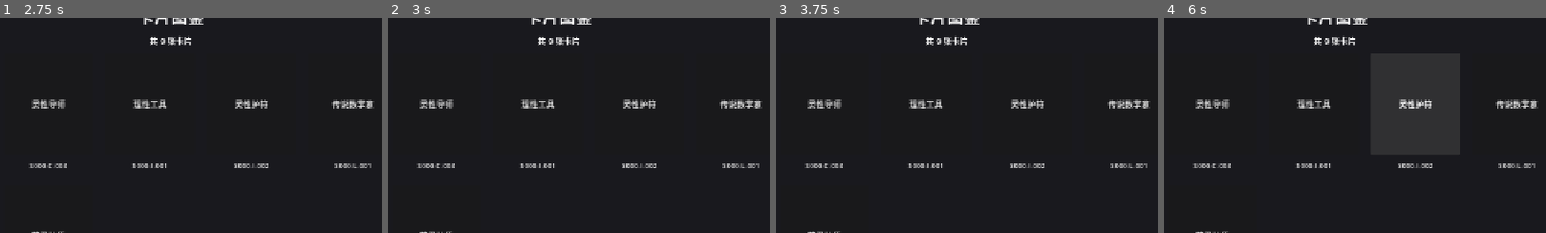
Above: before the commit, frames 1-4 (left to right).
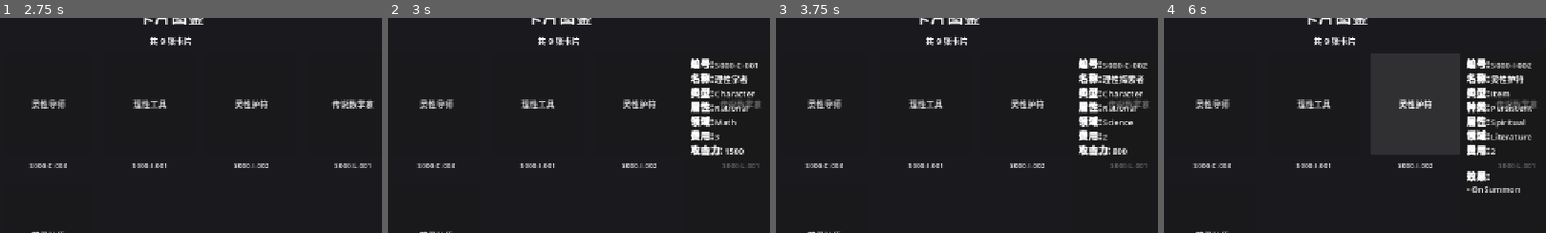
Above: after the commit, the same moments.

Repository: zzhgithub/card_v3
Game: Godot game, scene res://scenes/main.tscn
Same seed, same stepped clock (60 frames per second), same inputs: the game is played once before the commit and once after it.
Inputs:
- Up to frame 1 (2.75 s): click "本地游戏" at 0.5 s; click "联机游戏" at 1.25 s; click "卡组编辑" at 2 s
- Up to frame 2 (3 s): click "理性学者" at 2.75 s
- Up to frame 3 (3.75 s): click "理性探索者" at 3.5 s
- Up to frame 4 (6 s): click "灵性导师" at 4.25 s; click "理性工具" at 5 s; click "灵性护符" at 5.75 s
The pictures show only the part of the screen within x 28-78%, y 6-56%; the shares and areas given below are measured in that part.

Frame 1 is identical in both runs. In frame 2, 3.5% of the frame differs, in the area x 79-98%, y 18-70%; in frame 3, 3.6%; in frame 4, 4.1%, in the area x 79-98%, y 18-82%.
Error before the commit: Trying to assign value of type 'RichTextLabel' to a variable of type 'Label'. (res://scenes/card_catalog.gd:14)

Commit message:
fix(godot): correct RichTextLabel type in card_catalog.gd

Diff:
--- a/godot-client/scenes/card_catalog.gd
+++ b/godot-client/scenes/card_catalog.gd
@@ -11,7 +11,7 @@
 @onready var grid_container: GridContainer = $VBoxContainer/ScrollContainer/GridContainer
 @onready var status_label: Label = $VBoxContainer/StatusLabel
 @onready var card_detail_panel: Panel = $CardDetailPanel
-@onready var card_detail_label: Label = $CardDetailPanel/CardDetailLabel
+@onready var card_detail_label: RichTextLabel = $CardDetailPanel/CardDetailLabel
 
 var card_data_list: Array = []
 var card_displays: Array = []
